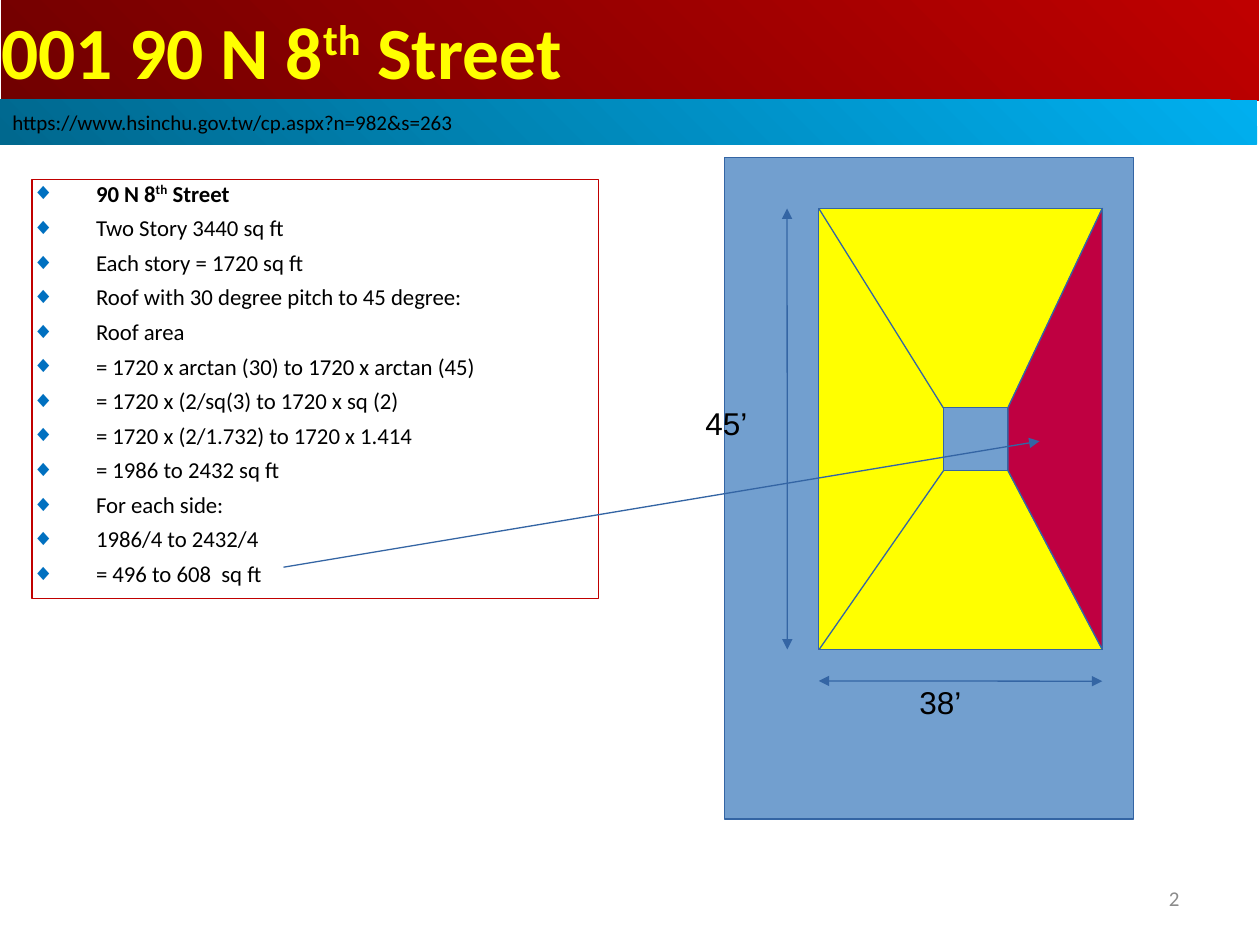
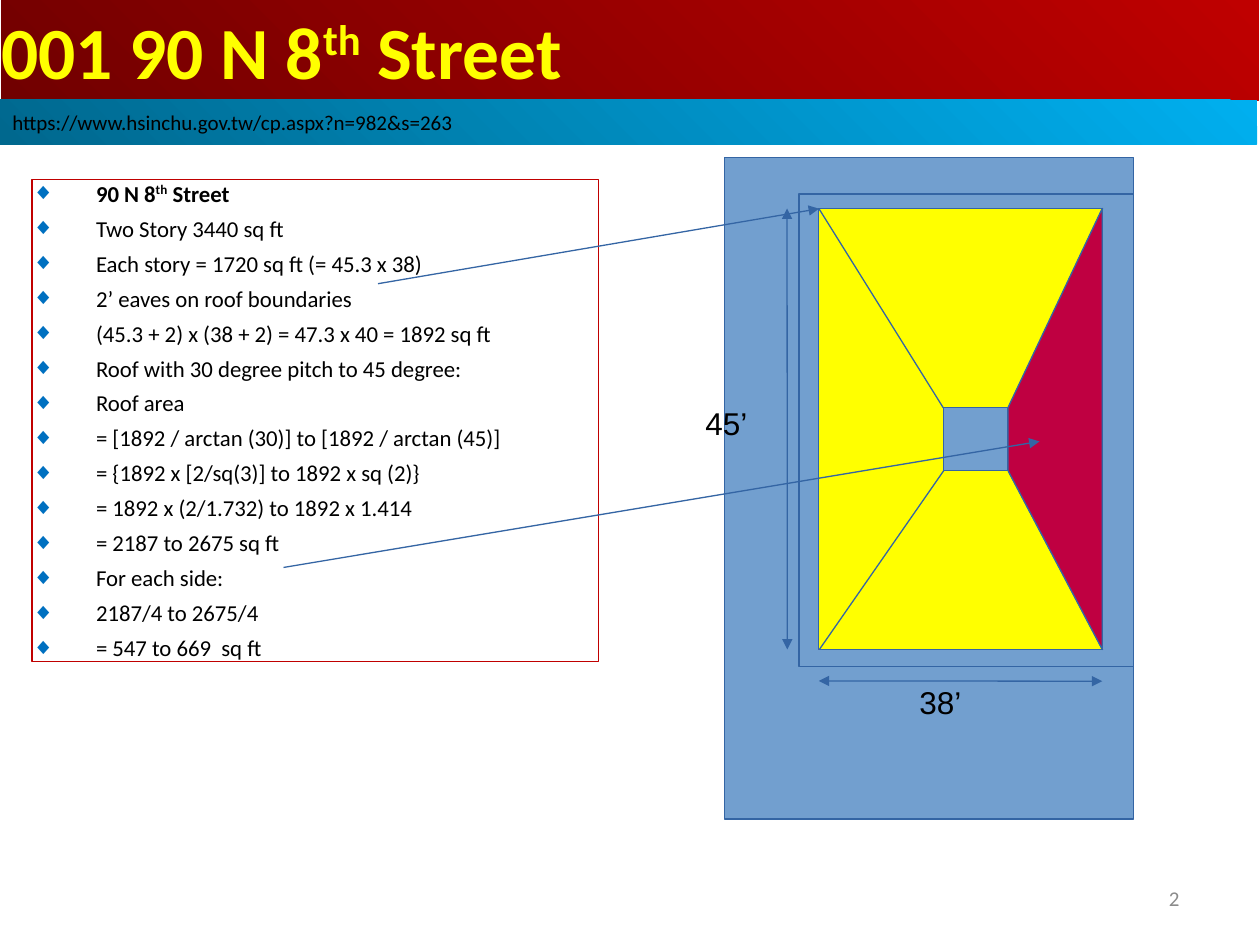
Before and after one commit to peterhchen/1000_Family, a slide deck: slide 2 of Real_Estate/SanJose_90_8th/000_90N8th_SanJose.ppt. Drawn at 1260x945 pixels with LibreOffice and Linux fonts; fonts in the diff are those of the drawing. Boxes give left, top, right and bottom in pixels: in the first picture for what was removed or moved away, otherwise in the second. Text is boxed around its words. In the diff, an @@ line names an element or a change of style, - is before the commit and + after.

```diff
--- a/Real_Estate/SanJose_90_8th/000_90N8th_SanJose.ppt
+++ b/Real_Estate/SanJose_90_8th/000_90N8th_SanJose.ppt
@@ rectangle "90 N 8th Street": place and size @@
-rectangle "90 N 8th Street" at [32,179,598,598]
+rectangle "90 N 8th Street" at [32,179,598,662]
@@ arrow added from (378, 284) to (819, 209), #3465A4 0.74 pt @@
@@ rectangle added at [799,194,1134,667], outline #3465A4 0.74 pt @@
@@ text in rectangle at [96,255,491,346]: text changed @@
-◆ Each story = 1720 sq ft
+◆ Each story = 1720 sq ft (= 45.3 x 38)
+◆ 2’ eaves on roof boundaries
+◆ (45.3 + 2) x (38 + 2) = 47.3 x 40 = 1892 sq ft
@@ text in rectangle at [112,429,501,555]: text changed @@
-◆ = 1720 x arctan (30) to 1720 x arctan (45)
-◆ = 1720 x (2/sq(3) to 1720 x sq (2)
-◆ = 1720 x (2/1.732) to 1720 x 1.414
-◆ = 1986 to 2432 sq ft
+◆ = [1892 / arctan (30)] to [1892 / arctan (45)]
+◆ = {1892 x [2/sq(3)] to 1892 x sq (2)}
+◆ = 1892 x (2/1.732) to 1892 x 1.414
+◆ = 2187 to 2675 sq ft
@@ text in rectangle at [96,605,261,662]: text changed @@
-◆ 1986/4 to 2432/4
-◆ = 496 to 608 sq ft
+◆ 2187/4 to 2675/4
+◆ = 547 to 669 sq ft
```
